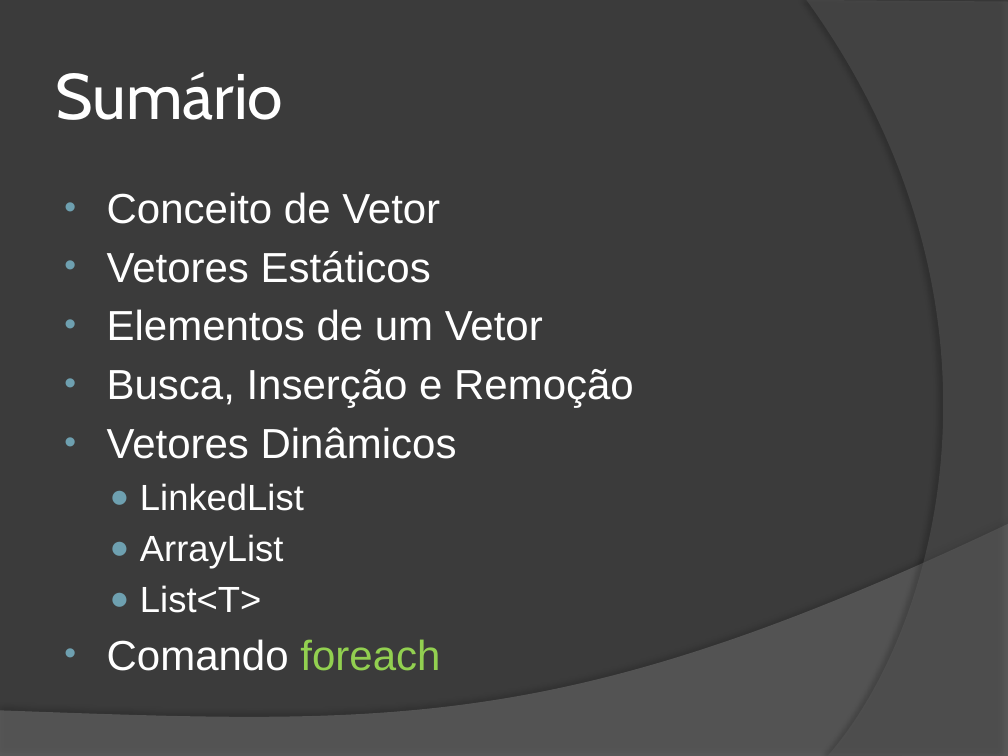
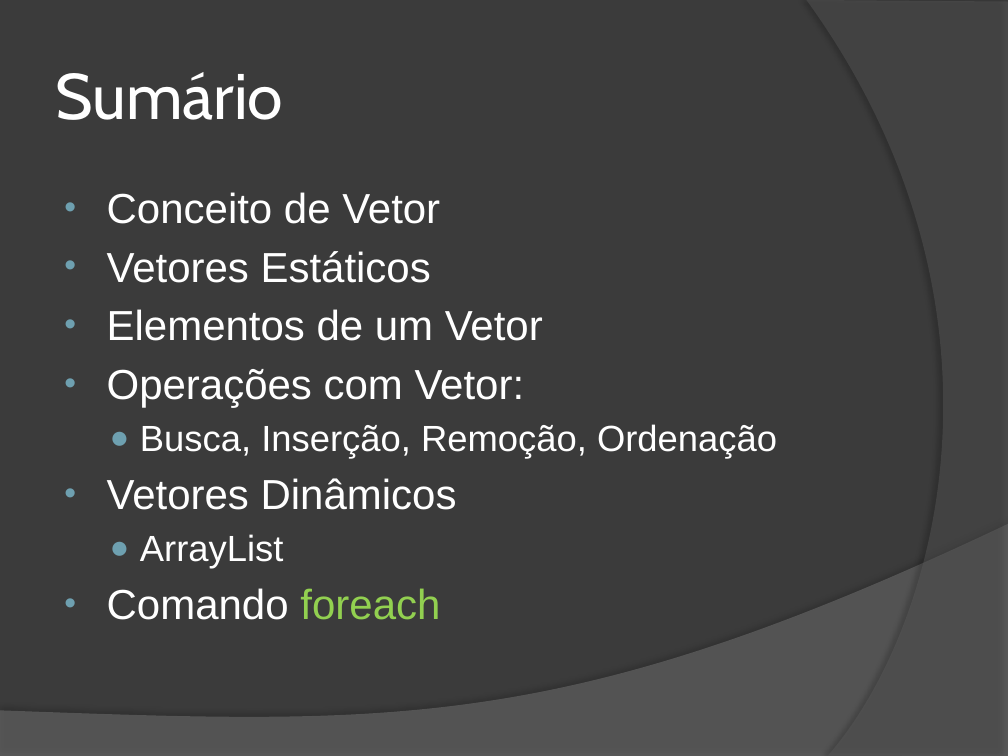
Before and after one commit to wind39/wind39.github.io, a slide deck: slide 2 of curso/modulo1capitulo5.pptx. Drawn at 1008x756 pixels with LibreOffice and Linux fonts; fonts in the diff are those of the drawing. Boxes give left, top, right and bottom in pixels: in the first picture for what was removed or moved away, otherwise in the second. Text is boxed around its words. In the diff, an @@ line names an element or a change of style, - is before the commit and + after.

```diff
--- a/curso/modulo1capitulo5.pptx
+++ b/curso/modulo1capitulo5.pptx
@@ text at box(107, 369, 777, 459): text changed; size 30 to 26 pt @@
-• Busca, Inserção e Remoção
+• Operações com Vetor:
+  ● Busca, Inserção, Remoção, Ordenação
@@ text at box(140, 483, 304, 511): paragraph removed @@
-  ● LinkedList
@@ text at box(140, 585, 261, 613): paragraph removed @@
-  ● List<T>
```
Also in this commit, not shown: 10 slides added, 3 other files.
